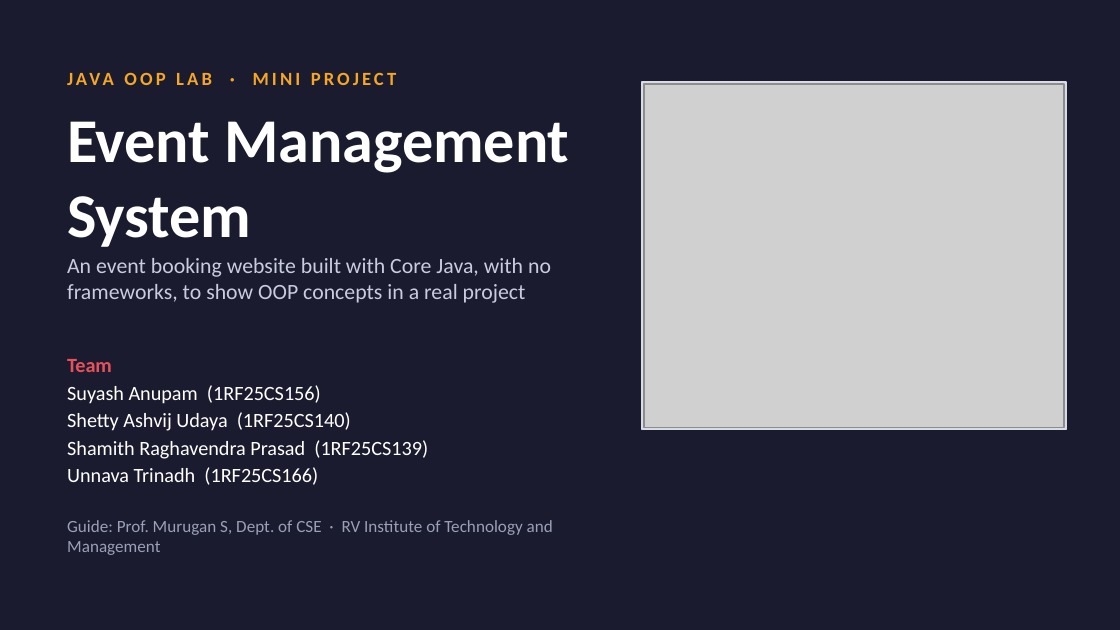
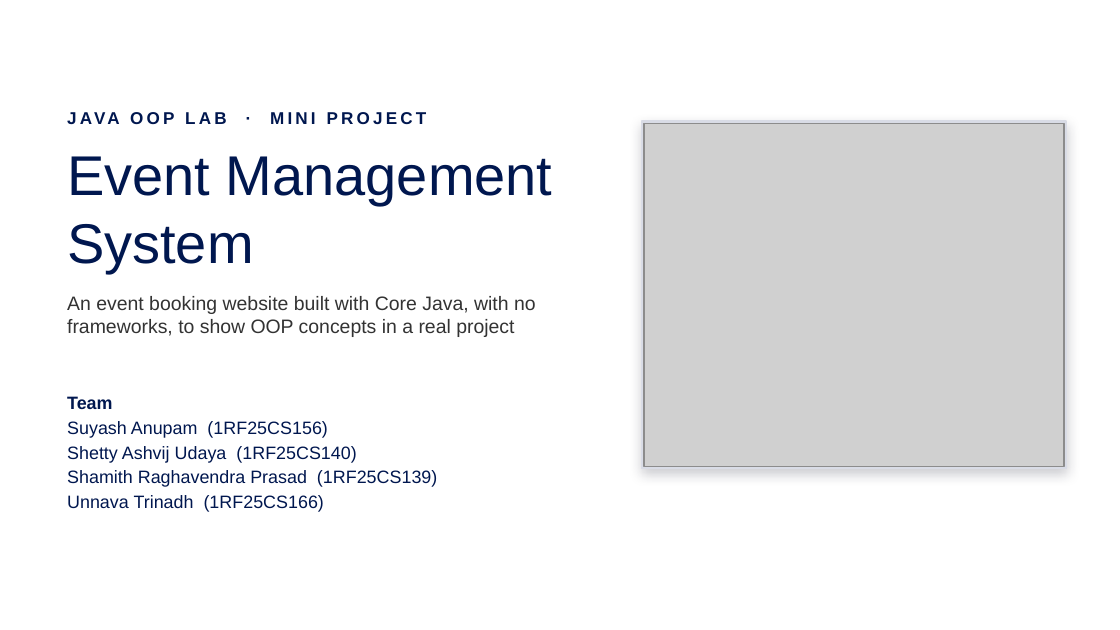
Before and after one commit to SuyashAnupam/Event-Mangement-Platform, a slide deck: slide 2 of Event_Management_System_OOP.pptx (slide 1 before the commit). Drawn at 1120x630 pixels with LibreOffice and Linux fonts; fonts in the diff are those of the drawing; grey boxes stand for pictures; background and template pictures are left out. Boxes give left, top, right and bottom in pixels: in the first picture for what was removed or moved away, otherwise in the second. Text is boxed around its words. In the diff, an @@ line names an element or a change of style, - is before the commit and + after.

```diff
--- a/Event_Management_System_OOP.pptx
+++ b/Event_Management_System_OOP.pptx
@@ background #1A1B2E to #FFFFFF @@
@@ text "JAVA OOP LAB · MINI ..." at box(270, 112, 427, 124): size 12 to 11 pt, font Calibri to Arial, text colour #F5A623 to #00174F @@
@@ text "Event Management System" at box(67, 156, 553, 272): size 40 to 36 pt, font Calibri to Arial, text colour #FFFFFF to #00174F, bold off @@
@@ 4 texts, 1 picture, 1 rectangle: place and size @@
-4 texts, 1 picture, 1 rectangle at box(67, 73, 1066, 485)
+4 texts, 1 picture, 1 rectangle at box(67, 112, 1066, 512)
@@ text "An event booking website built ..." at box(67, 296, 536, 337): size 14 to 12.5 pt, font Calibri to Arial, text colour #C9CBE0 to #333333 @@
@@ text "Team" at box(67, 396, 437, 512): size 13 to 11.5 pt, font Calibri to Arial, text colour #FFFFFF to #00174F; text colour #E8505B to #00174F in "Team" @@
@@ text removed at box(67, 520, 553, 555) @@
-Guide: Prof. Murugan S, Dept. of CSE · RV Institute of Technology and Management
```
Also in this commit, not shown: 26 other slides changed, 2 slides added, 1 slide removed.
